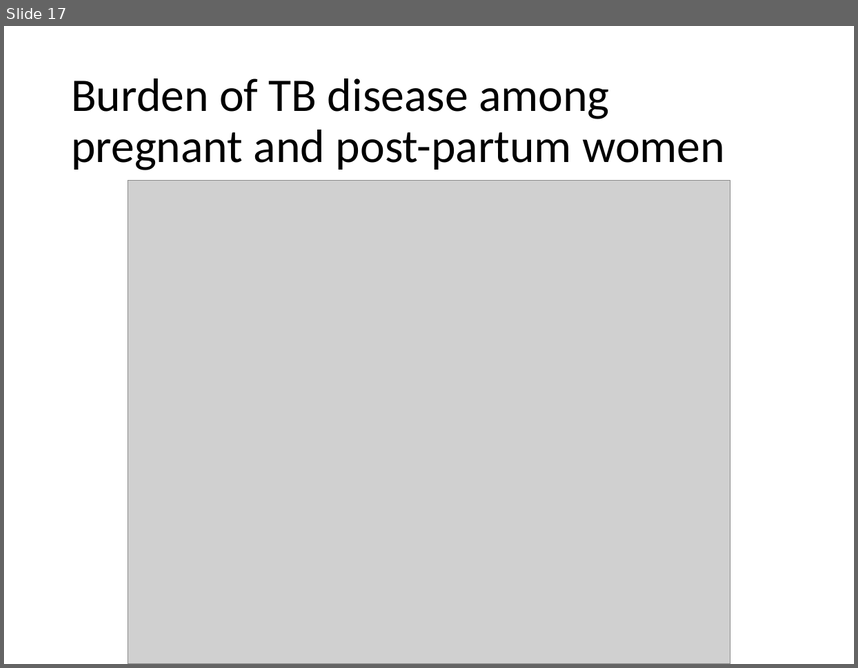
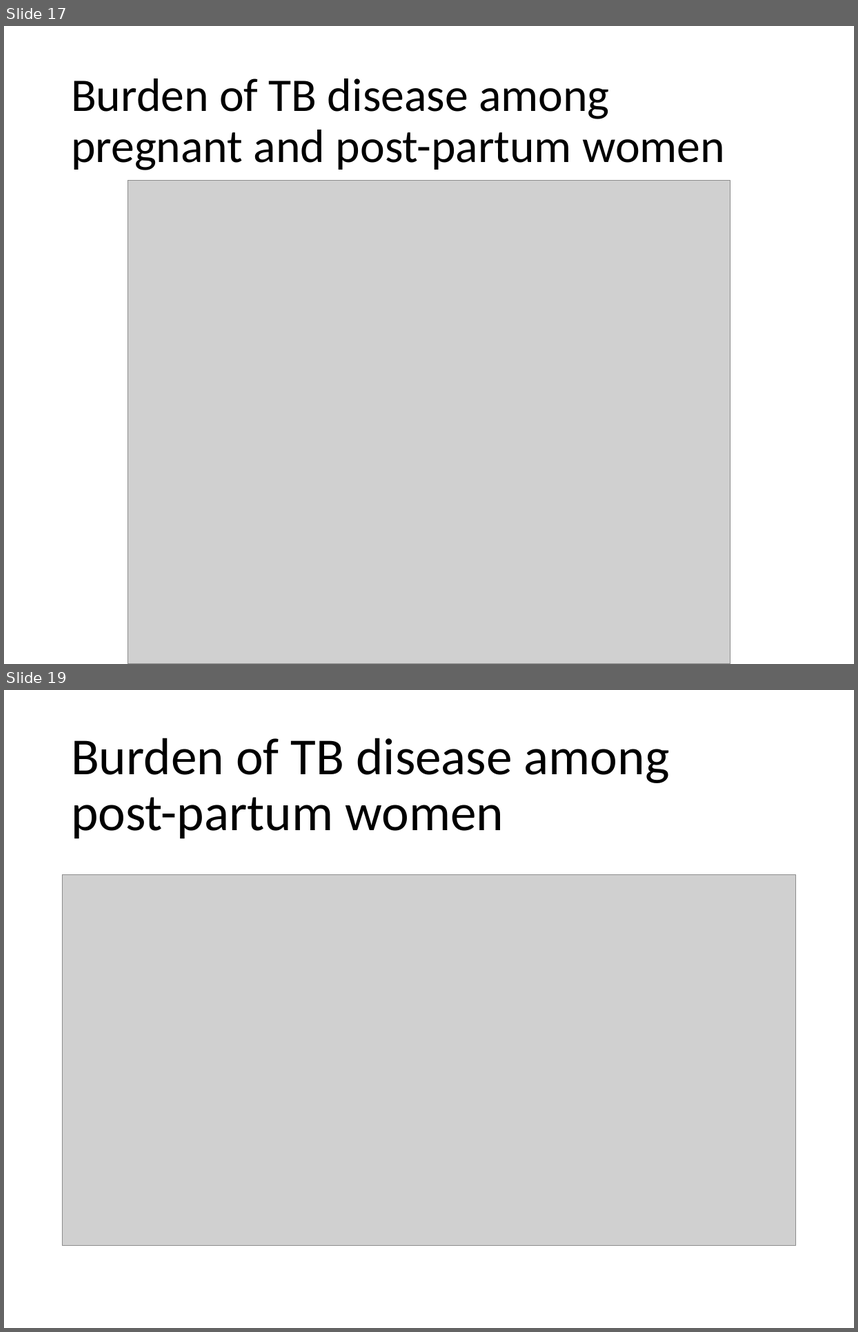
Before and after one commit to petedodd/pregtb, a slide deck: outdata/Revisiting the burden of TB in pregnant and post-partum women2.pptx. Shown one above the other, each under a label of ours: slide 17 before the commit, slides 17 and 19 after it; the slides between them are not shown. The pictures are 858x668 and 858x1332 pixels, drawn with LibreOffice and Linux fonts; fonts in the diff are those of the drawing; grey boxes stand for pictures. Boxes give left, top, right and bottom in pixels: in the first picture for what was removed or moved away, otherwise in the second. Text is boxed around its words. In the diff, an @@ line names an element or a change of style, - is before the commit and + after.

```diff
--- a/outdata/Revisiting the burden of TB in pregnant and post-partum women2.pptx
+++ b/outdata/Revisiting the burden of TB in pregnant and post-partum women2.pptx
@@ slide 19 added at <box>4,690,854,1328</box>, background #FFFFFF @@
@@ title added at <box>71,738,670,838</box>, 44 pt, text #000000 @@
+Burden of TB disease among post-partum women
@@ picture added at <box>63,874,795,1245</box> @@
```
Also in this commit, not shown: 4 slides changed, 6 other slides added, 6 slides removed, 33 other files.
